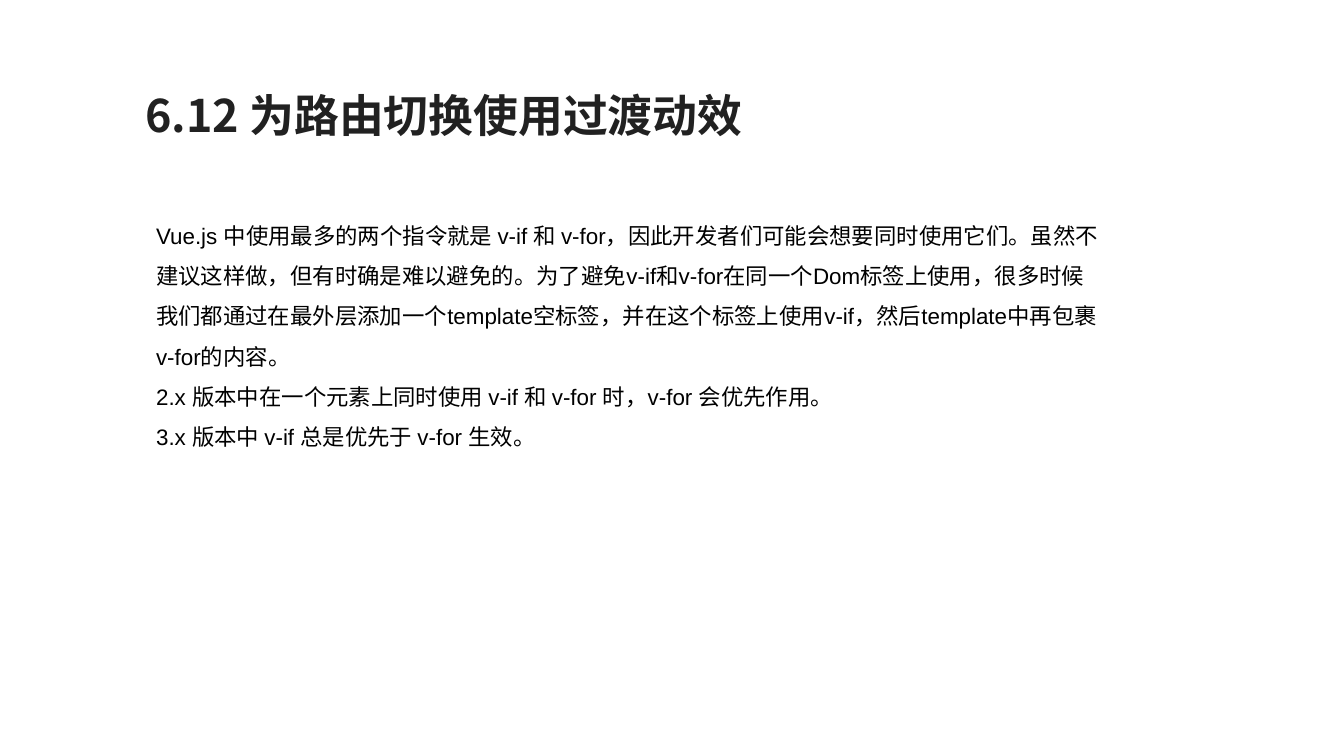
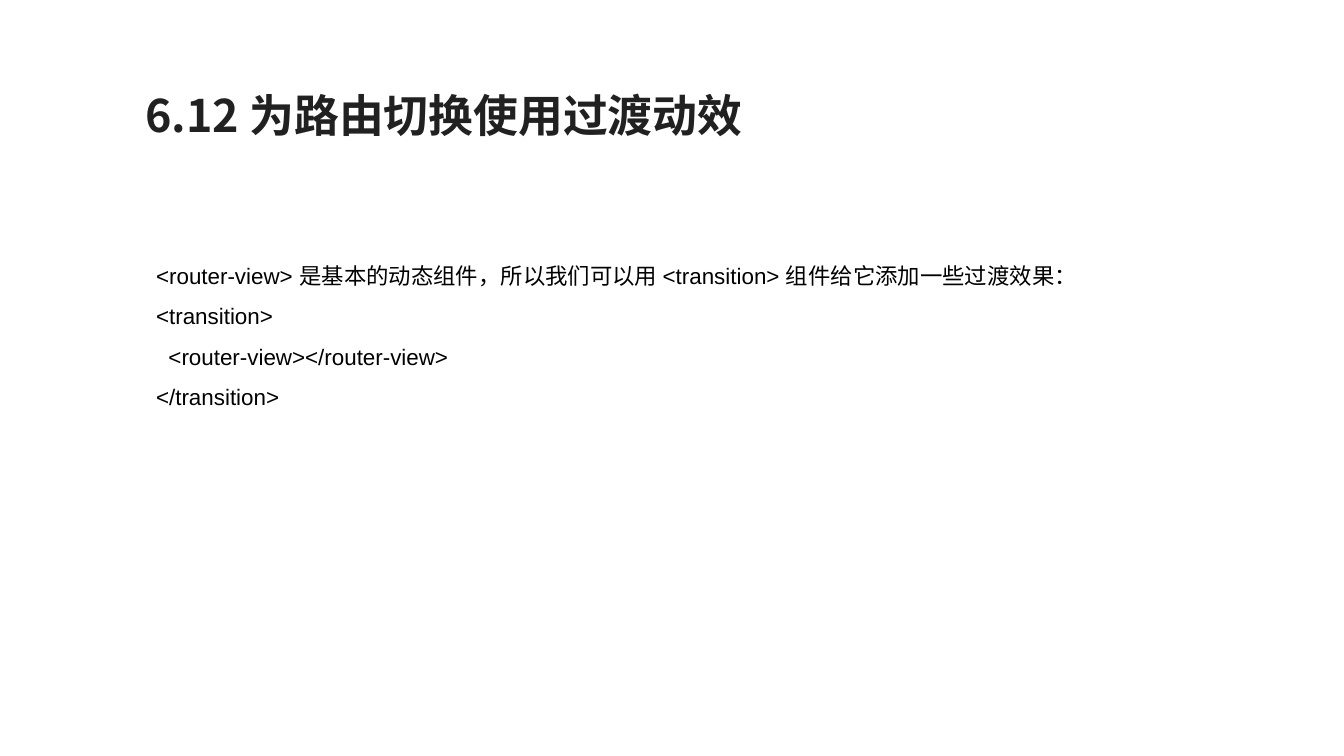
Before and after one commit to zouyujie/vue3_book_codes, a slide deck: slide 96 of Vue3+TypeScript开发指南.pptx. Drawn at 1344x756 pixels with LibreOffice and Linux fonts; fonts in the diff are those of the drawing. Boxes give left, top, right and bottom in pixels: in the first picture for what was removed or moved away, otherwise in the second. Text is boxed around its words. In the diff, an @@ line names an element or a change of style, - is before the commit and + after.

```diff
--- a/Vue3+TypeScript开发指南.pptx
+++ b/Vue3+TypeScript开发指南.pptx
@@ text at bbox=[156, 265, 1077, 406]: text changed @@
-Vue.js 中使用最多的两个指令就是 v-if 和 v-for，因此开发者们可能会想要同时使用它们。虽然不建议这样做，但有时确是难以避免的。为了避免v-if和v-for在同一个Dom标签上使用，很多时候我们都通过在最外层添加一个template空标签，并在这个标签上使用v-if，然后template中再包裹v-for的内容。
-2.x 版本中在一个元素上同时使用 v-if 和 v-for 时，v-for 会优先作用。
-3.x 版本中 v-if 总是优先于 v-for 生效。
+<router-view> 是基本的动态组件，所以我们可以用 <transition> 组件给它添加一些过渡效果：
+<transition>
+<router-view></router-view>
+</transition>
```
Also in this commit, not shown: 2 other slides changed, 50 slides added, 49 slides removed.
